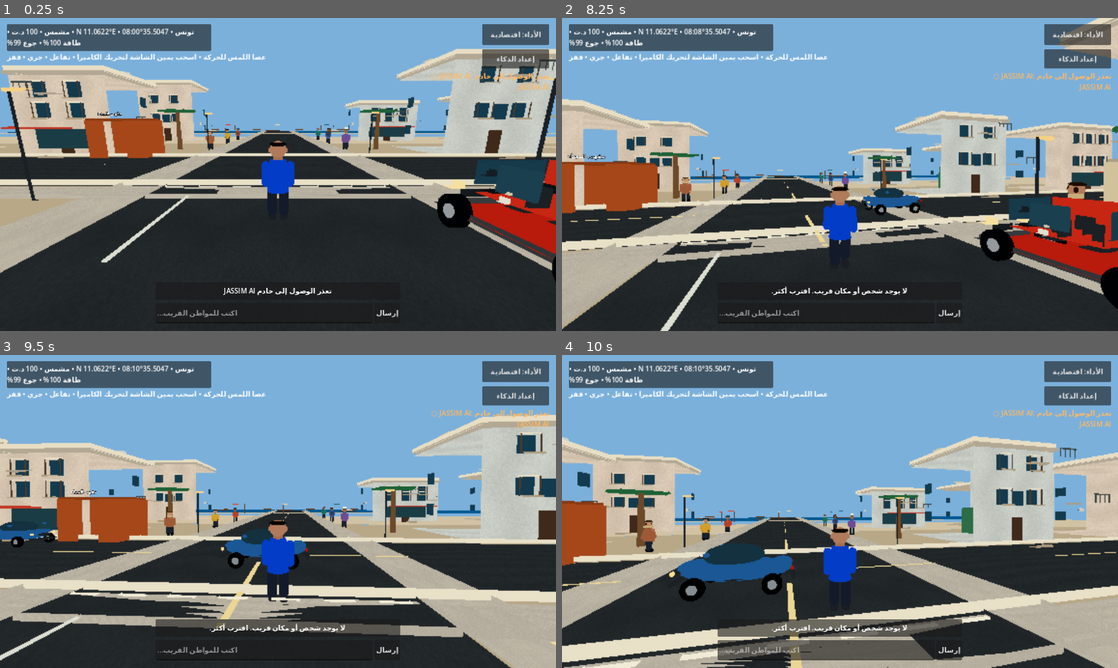
Above: before the commit, frames 1-4 (two rows, left to right).
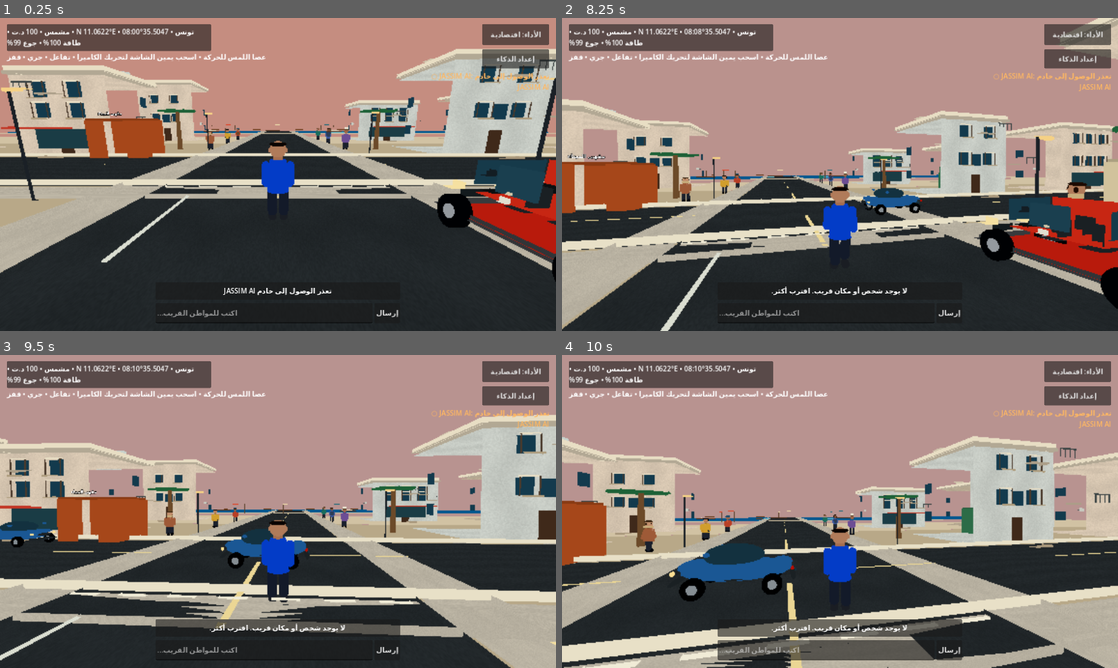
Above: after the commit, the same moments.

Repository: stevennpllk-crypto/REAL-LIFE-MAHDIA
Game: Godot game, scene res://scenes/Main.tscn
Two runs of this game, one before a commit and one after it. Both use one fixed random seed, a clock stepped at 60 frames per second and the inputs below.
Inputs (mouse positions are in pixels of both pictures, inside the frame that each line leads up to):
- Up to frame 1 (0.25 s): no input
- Up to frame 2 (8.25 s): click (828, 312) at 0.52 s; type "12" at 0.6 s; click "الأداء: اقتصادية" at 1.25 s; click "الأداء: متوازنة" at 2 s; click "الأداء: مرتفعة" at 2.75 s; click "إرسال" at 3.5 s; click "إعداد الذكاء" at 4.25 s; click (840, 118) at 5.02 s; type "12" at 5.1 s; click (840, 133) at 5.25 s; type "12" at 5.33 s; click (840, 177) at 5.48 s; type "12" at 5.57 s; click "تسجيل الدخول" at 5.75 s; click "إنشاء حساب مجاني" at 6.5 s; click "حفظ رمز الجلسة" at 7.25 s; tap Enter at 8 s; move the mouse to (867, 174) at 8.02 s; hold W (move_forward) from 8.03 s (still down); tap E (interact) at 8.1 s
- Up to frame 3 (9.5 s): keep holding W (move_forward); tap Space (jump) at 8.27, 9.02 s; move the mouse to (250, 511) at 8.77 s; tap Shift (run) at 8.85 s
- Up to frame 4 (10 s): keep holding W (move_forward); move the mouse to (851, 505) at 9.52 s; tap E (interact) at 9.6 s

The runs differ from the first frame. In frame 1, 23% of the frame differs, in the area x 0-100%, y 0-38%; in frame 2, 39%; in frame 3, 36%; in frame 4, 40%, in the area x 0-100%, y 0-58%.

Commit message:
Add lightweight Mediterranean dawn and sunset sky cycle

Diff:
--- a/scripts/world_systems.gd
+++ b/scripts/world_systems.gd
@@ -22,6 +22,7 @@
 		var choices := ["مشمس", "مشمس", "غائم", "ممطر"]
 		set_weather(choices[randi_range(0, choices.size() - 1)])
 	var daylight := clampf(sin((hour - 6.0) / 12.0 * PI), 0.08, 1.0)
+	var sky := _sky_color_for_hour(hour)
 	var weather_light := 1.0
 	if weather == "غائم":
 		weather_light = 0.78
@@ -30,7 +31,28 @@
 	if is_instance_valid(sun):
 		sun.light_energy = daylight * weather_light
 	if is_instance_valid(environment):
+		# Lightweight sky colour cycle: no procedural sky shader or extra GPU passes.
+		var weather_tint := Color(0.78, 0.84, 0.92) if weather == "غائم" else Color(0.68, 0.75, 0.86) if weather == "ممطر" else Color.WHITE
+		environment.background_color = sky * weather_tint
+		environment.ambient_light_color = Color(0.34, 0.39, 0.52).lerp(Color(0.82, 0.86, 0.92), daylight) * weather_tint
 		environment.ambient_light_energy = lerpf(0.25, 1.0, daylight) * weather_light
+
+func _sky_color_for_hour(value: float) -> Color:
+	var night := Color(0.035, 0.065, 0.13)
+	var dawn := Color(0.92, 0.48, 0.32)
+	var day := Color(0.48, 0.69, 0.86)
+	var sunset := Color(0.88, 0.38, 0.25)
+	if value < 5.0 or value >= 20.0:
+		return night
+	if value < 7.5:
+		return night.lerp(dawn, clampf((value - 5.0) / 2.5, 0.0, 1.0))
+	if value < 9.0:
+		return dawn.lerp(day, clampf((value - 7.5) / 1.5, 0.0, 1.0))
+	if value < 16.5:
+		return day
+	if value < 19.0:
+		return day.lerp(sunset, clampf((value - 16.5) / 2.5, 0.0, 1.0))
+	return sunset.lerp(night, clampf((value - 19.0) / 1.0, 0.0, 1.0))
 
 func set_weather(value: String) -> void:
 	if value not in ["مشمس", "غائم", "ممطر"]:
